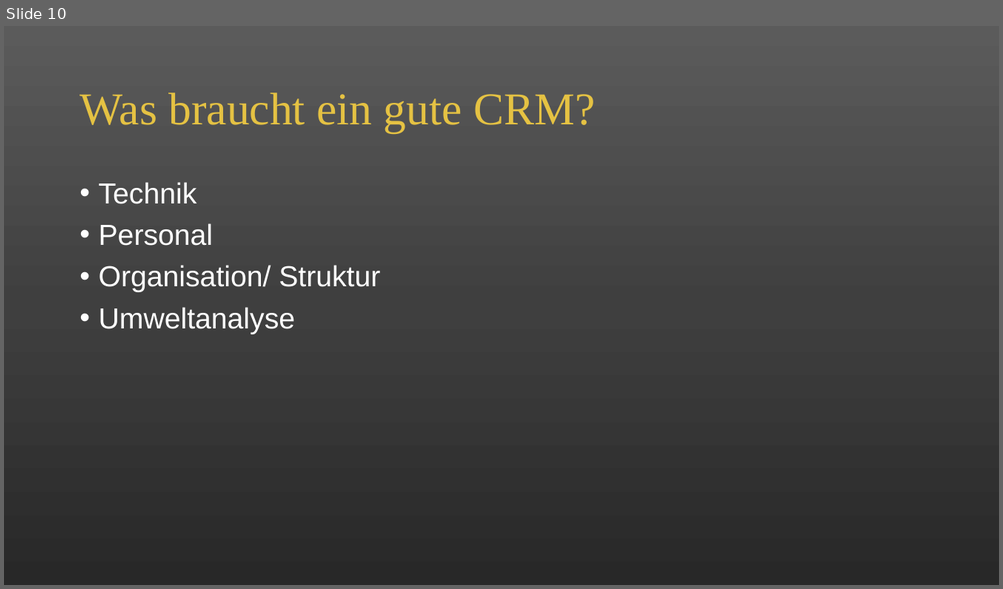
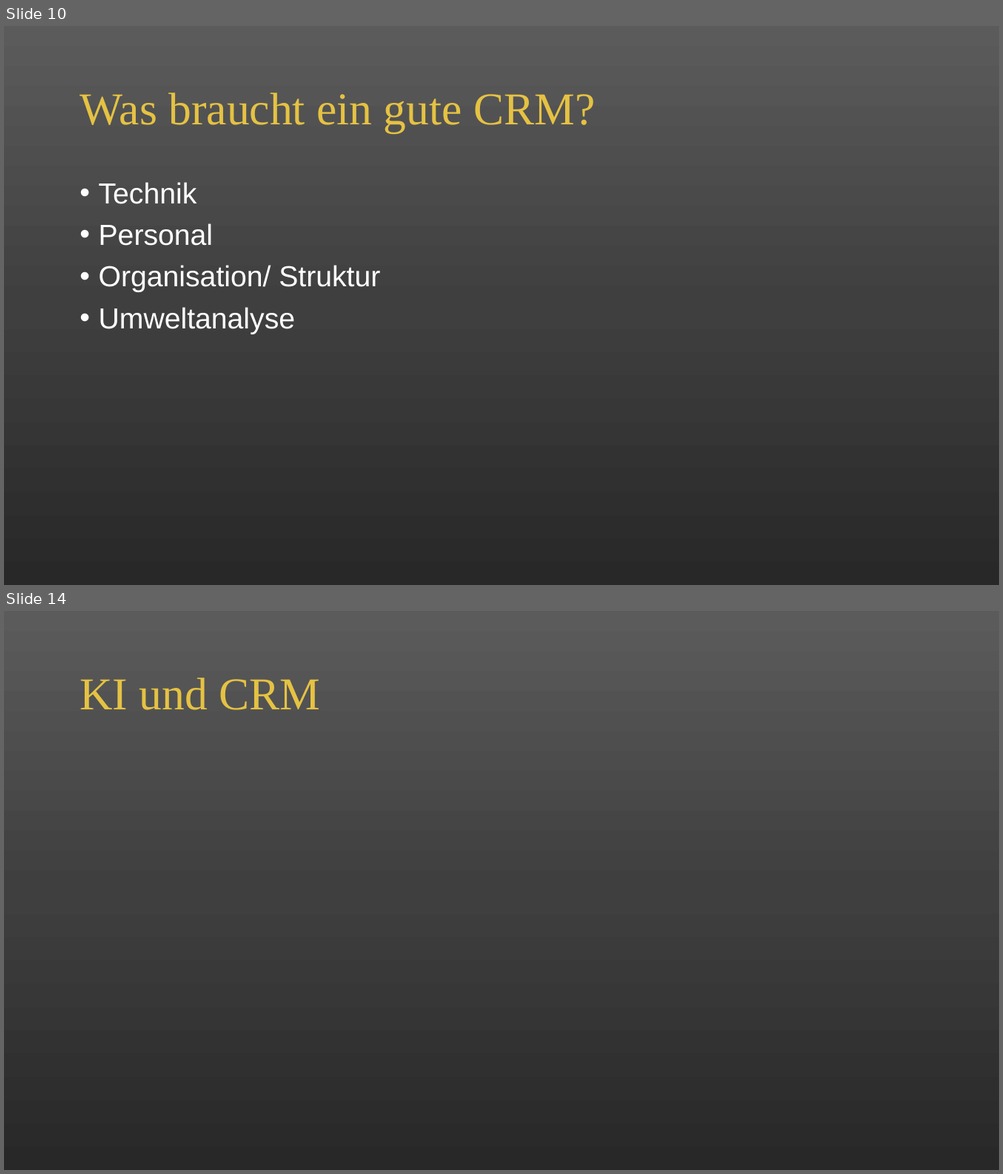
Before and after one commit to alicapr/CRM, a slide deck: CRM.pptx. Shown one above the other, each under a label of ours: slide 10 before the commit, slides 10 and 14 after it; the slides between them are not shown. The pictures are 1003x589 and 1003x1174 pixels, drawn with LibreOffice and Linux fonts; fonts in the diff are those of the drawing. Boxes give left, top, right and bottom in pixels: in the first picture for what was removed or moved away, otherwise in the second. Text is boxed around its words. In the diff, an @@ line names an element or a change of style, - is before the commit and + after.

```diff
--- a/CRM.pptx
+++ b/CRM.pptx
@@ slide 14 added at bbox=[4, 611, 999, 1170], background gradient #5B5B5B to #404040 to #292929 @@
@@ title added at bbox=[79, 678, 321, 710], 44 pt, text #E5C243 @@
+KI und CRM
```
Also in this commit, not shown: 3 other slides added.
